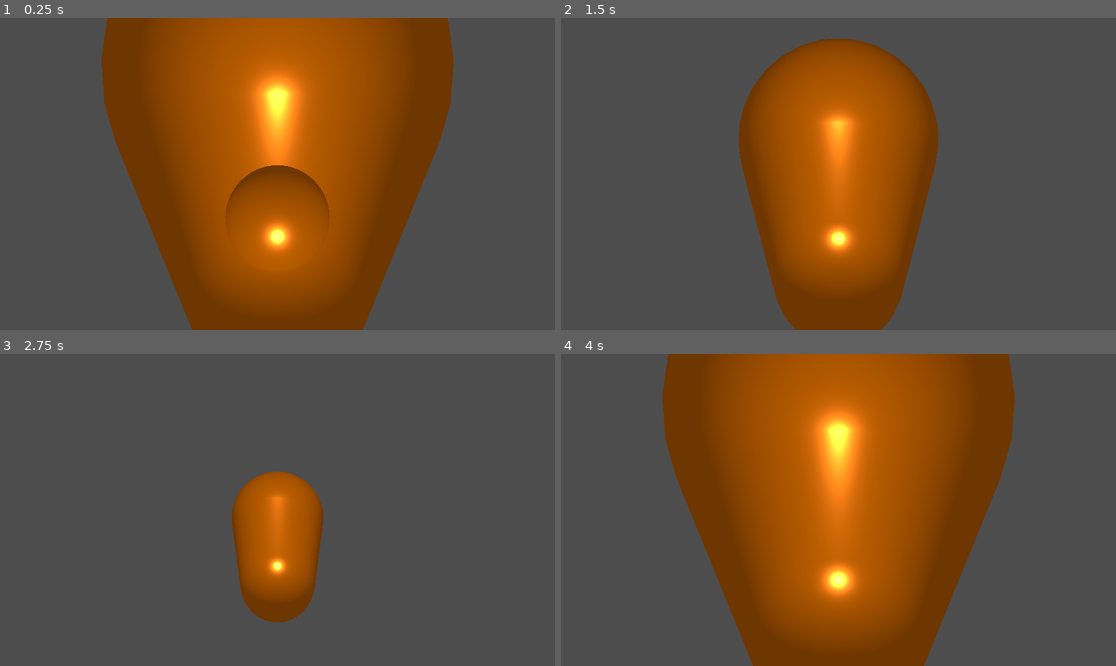
Above: before the commit, frames 1-4 (two rows, left to right).
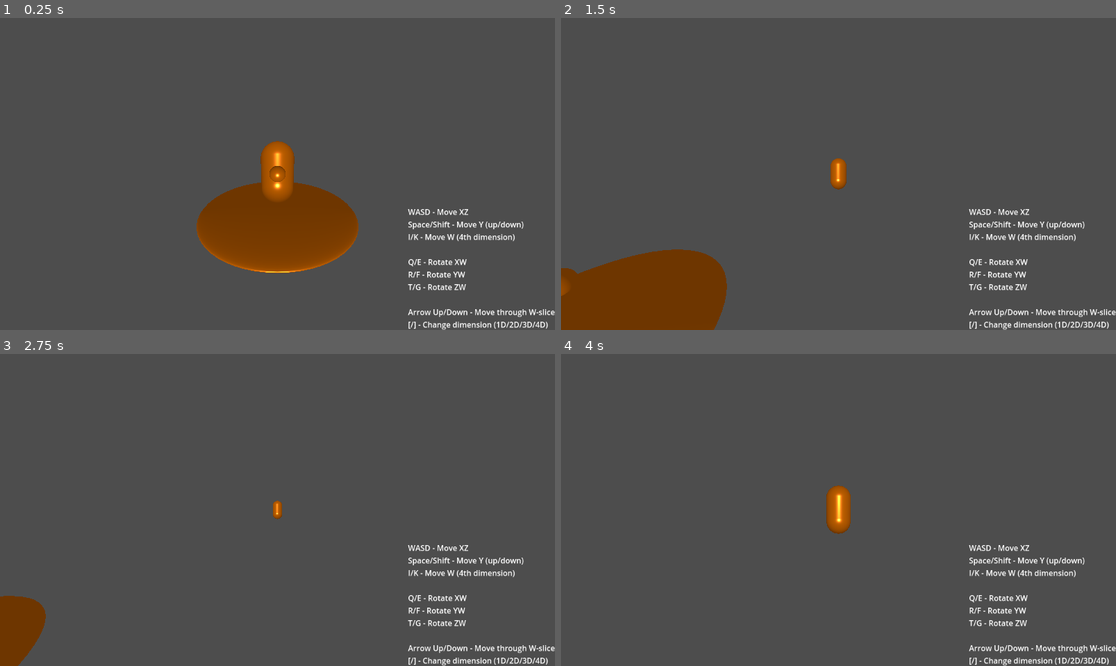
Above: after the commit, the same moments.

Repository: Iroguin/Hyperulottoukkavuus
Game: Godot game, scene res://scenes/main.tscn
Two runs of this game, one before a commit and one after it. Both use one fixed random seed, a clock stepped at 60 frames per second and the inputs below. This scene is started directly instead of the project's main scene.
Inputs:
- Up to frame 1 (0.25 s): no input
- Up to frame 2 (1.5 s): tap Enter (ui_accept) at 0.5, 0.77 s; hold D 0.53-1.28 s; hold W (forw_3d) 0.53-1.28 s; hold Down from 1.28 s (still down); tap Q at 1.35 s
- Up to frame 3 (2.75 s): tap Enter (ui_accept) at 1.52 s; release Down at 2.03 s; hold D from 2.03 s (still down); hold E from 2.03 s (still down)
- Up to frame 4 (4 s): release D at 2.78 s; release E at 2.78 s; hold Up 2.78-3.53 s; tap R at 2.85 s; tap Enter (ui_accept) at 3.02, 3.77 s; hold A from 3.53 s (still down); hold Space from 3.53 s (still down)

The runs differ from the first frame. In frame 1, 52% of the frame differs, in the area x 18-100%, y 0-100%; in frame 2, 34%; in frame 3, 9.2%; in frame 4, 53%.

Commit message:
fixed camera

Diff:
--- a/scenes/Player_4d.tscn
+++ b/scenes/Player_4d.tscn
@@ -24,6 +24,3 @@
 
 [node name="MeshInstance3D" parent="." index="0"]
 mesh = SubResource("CapsuleMesh_dw43v")
-
-[node name="Camera3D" type="Camera3D" parent="." index="1"]
-transform = Transform3D(1, 0, 0, 0, 0.8738316, 0.48622862, 0, -0.48622862, 0.8738316, 0, 0.66961896, 0.77796996)
--- a/scenes/main.tscn
+++ b/scenes/main.tscn
@@ -1,9 +1,10 @@
-[gd_scene load_steps=6 format=3 uid="uid://d4ib45dnmkuek"]
+[gd_scene load_steps=7 format=3 uid="uid://c0hmknqdflv5u"]
 
 [ext_resource type="Script" uid="uid://ou2lhy6du72m" path="res://scripts/4d/dimension_manager_4d.gd" id="1_0wfyh"]
-[ext_resource type="PackedScene" path="res://scenes/object_4d.tscn" id="2_0wfyh"]
+[ext_resource type="PackedScene" uid="uid://dqcrq7br8jfhl" path="res://scenes/object_4d.tscn" id="2_0wfyh"]
 [ext_resource type="PackedScene" uid="uid://cp6vuyvhc8q7" path="res://scenes/Player_4d.tscn" id="3_jyhfs"]
-[ext_resource type="Script" path="res://scripts/tester.gd" id="3_sugp2"]
+[ext_resource type="Script" uid="uid://caut3exbhkfrr" path="res://scripts/tester.gd" id="3_sugp2"]
+[ext_resource type="Script" uid="uid://b5735vw5qn6o" path="res://scripts/4d/camera_4d_follow.gd" id="5_tbgi4"]
 
 [sub_resource type="Environment" id="Environment_jyhfs"]
 
@@ -24,5 +25,30 @@
 
 [node name="Player_4d" parent="objects" instance=ExtResource("3_jyhfs")]
 
+[node name="obstacle_4d" parent="objects" instance=ExtResource("2_0wfyh")]
+transform = Transform3D(10, 0, 0, 0, 1, 0, 0, 0, 10, 0, -1.322259, 0)
+
 [node name="tester" type="Node3D" parent="."]
 script = ExtResource("3_sugp2")
+
+[node name="Camera4D" type="Camera3D" parent="." node_paths=PackedStringArray("target")]
+script = ExtResource("5_tbgi4")
+target = NodePath("../objects/Player_4d")
+
+[node name="CanvasLayer" type="CanvasLayer" parent="."]
+
+[node name="controls_label" type="Label" parent="CanvasLayer"]
+offset_left = 847.0
+offset_top = 391.0
+offset_right = 1152.0
+offset_bottom = 648.0
+text = "WASD - Move XZ
+Space/Shift - Move Y (up/down)
+I/K - Move W (4th dimension)
+
+Q/E - Rotate XW
+R/F - Rotate YW
+T/G - Rotate ZW
+
+Arrow Up/Down - Move through W-slice
+[/] - Change dimension (1D/2D/3D/4D)"
--- /dev/null
+++ b/scripts/4d/camera_4d_follow.gd
@@ -0,0 +1,22 @@
+# res://scripts/4d/camera_4d_follow.gd
+extends Camera3D
+
+@export var target: Object4D
+@export var follow_speed := 5.0
+@export var offset := Vector3(0, 3, 8)
+
+func _process(delta):
+	if not target:
+		return
+
+	# Get target's 3D projected position
+	var target_pos = target.global_position
+
+	# Calculate desired camera position
+	var desired_pos = target_pos + offset
+
+	# Smooth follow
+	global_position = global_position.lerp(desired_pos, follow_speed * delta)
+
+	# Look at target
+	look_at(target_pos)
--- a/scripts/4d/player_controller_4d.gd
+++ /dev/null
@@ -1,5 +0,0 @@
-# res://scripts/4d/player_controller_4d.gd
-extends Object4D
-class_name Player4D
-
-pass
Not shown: 1 places in scenes/Player_4d.tscn that only renumber resources
Not shown, added: scripts/4d/camera_4d_follow.gd.uid
Not shown, removed: scripts/4d/player_controller_4d.gd.uid
